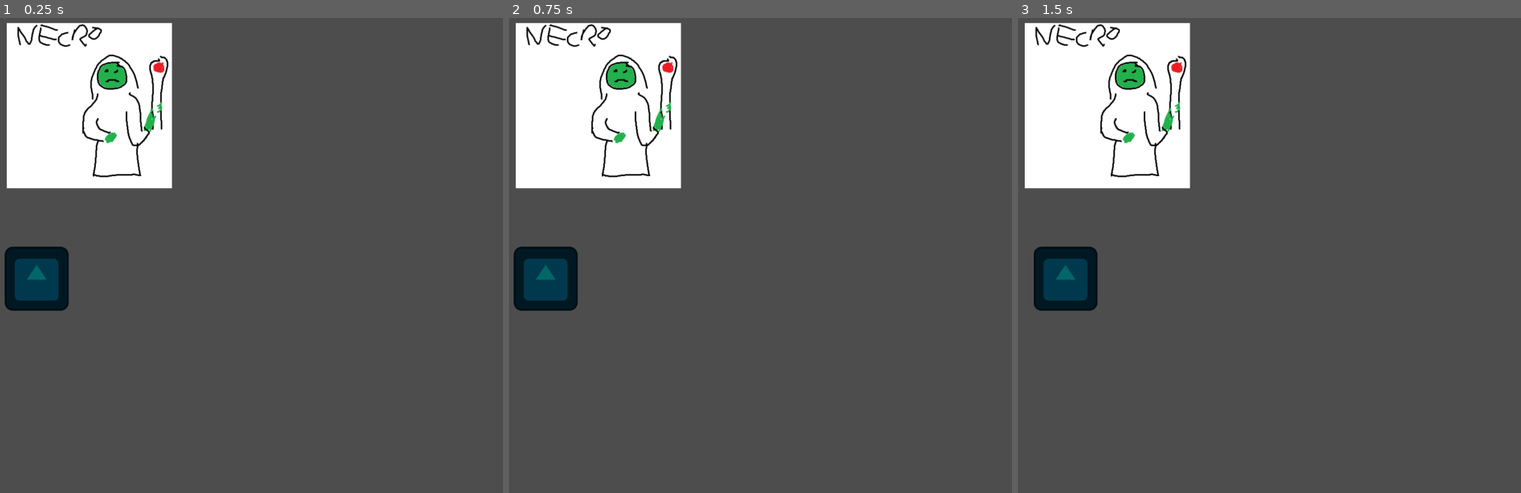
Above: before the commit, frames 1-3 (left to right).
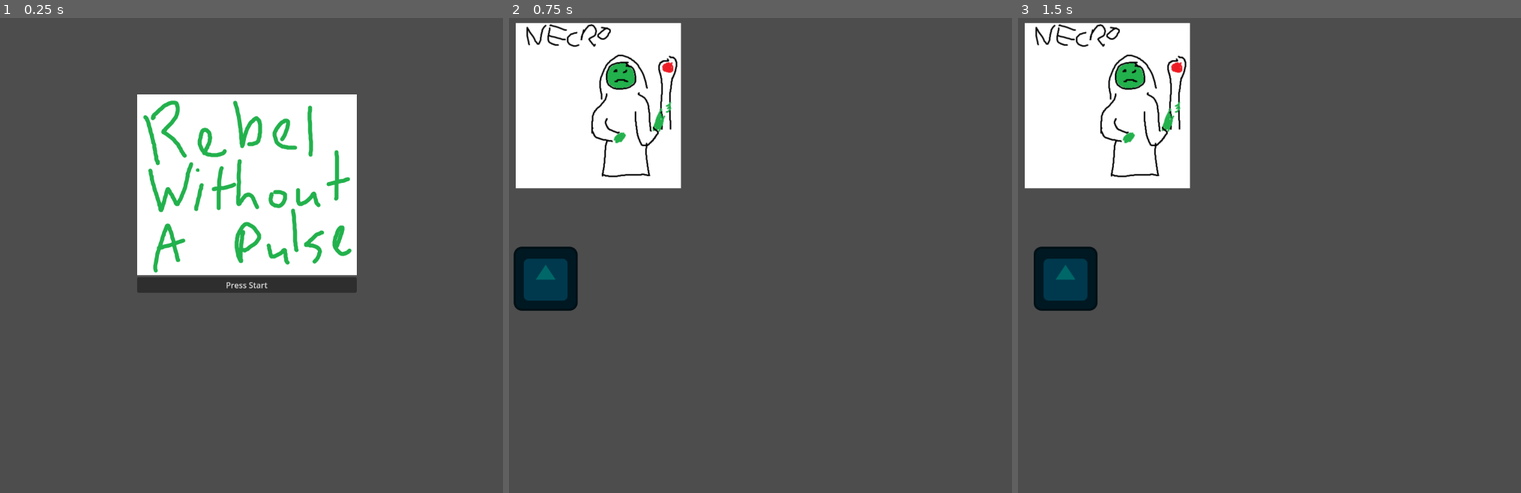
Above: after the commit, the same moments.

Repository: TyGuy54/GMTK-Jam
Game: Godot game, scene res://Scenes/title_screen.tscn
Same seed, same stepped clock (60 frames per second), same inputs: the game is played once before the commit and once after it. Before the commit the project starts from res://Scenes/main.tscn. The engine's default icon, where the game draws it, is replaced by a stand-in: a white triangle on a blue panel in a dark square.
Inputs (mouse positions are in pixels of both pictures, inside the frame that each line leads up to):
- Up to frame 1 (0.25 s): no input
- Up to frame 2 (0.75 s): click (755, 284) at 0.5 s, where only the run after the commit has a clickable "Press Start"
- Up to frame 3 (1.5 s): tap Enter at 1.25 s; hold Right (ui_right) from 1.28 s (still down)

The runs differ from the first frame. In frame 1, 29% of the frame differs, in the area x 0-71%, y 0-62%; in frame 2, nothing differs; in frame 3, nothing differs.

Commit message:
title screen

Diff:
--- a/Scenes/main.tscn
+++ b/Scenes/main.tscn
@@ -1,6 +1,6 @@
-[gd_scene load_steps=3 format=3 uid="uid://l2c2dqjbloom"]
+[gd_scene load_steps=3 format=3 uid="uid://7ecxpei1yryw"]
 
-[ext_resource type="PackedScene" uid="uid://dug0txk7tb52l" path="res://Scenes/Nector/Nector.tscn" id="1_0b3ls"]
+[ext_resource type="PackedScene" uid="uid://dug0txk7tb52l" path="res://Scenes/Nector/nector.tscn" id="1_0b3ls"]
 [ext_resource type="PackedScene" uid="uid://c4jppx37xwi01" path="res://Scenes/Player/player.tscn" id="2_w0ing"]
 
 [node name="main" type="Node2D"]
--- a/Scenes/title_screen.tscn
+++ b/Scenes/title_screen.tscn
@@ -1,5 +1,6 @@
-[gd_scene load_steps=2 format=3 uid="uid://d0jn4s6wu3d61"]
+[gd_scene load_steps=3 format=3 uid="uid://d0jn4s6wu3d61"]
 
+[ext_resource type="Script" path="res://Scripts/title_screen.gd" id="1_i84ya"]
 [ext_resource type="Texture2D" uid="uid://cjfa3n5pq6y1t" path="res://Assets/title_screen.png" id="1_vnvpy"]
 
 [node name="Control" type="Control"]
@@ -9,6 +10,7 @@
 anchor_bottom = 1.0
 grow_horizontal = 2
 grow_vertical = 2
+script = ExtResource("1_i84ya")
 
 [node name="MarginContainer" type="MarginContainer" parent="."]
 layout_mode = 1
@@ -24,6 +26,16 @@
 grow_horizontal = 2
 grow_vertical = 2
 
-[node name="TextureRect" type="TextureRect" parent="MarginContainer"]
+[node name="VBoxContainer" type="VBoxContainer" parent="MarginContainer"]
+layout_mode = 2
+
+[node name="TextureRect" type="TextureRect" parent="MarginContainer/VBoxContainer"]
 layout_mode = 2
 texture = ExtResource("1_vnvpy")
+
+[node name="Button" type="Button" parent="MarginContainer/VBoxContainer"]
+layout_mode = 2
+text = "Press Start
+"
+
+[connection signal="pressed" from="MarginContainer/VBoxContainer/Button" to="." method="_on_button_pressed"]
--- /dev/null
+++ b/Scripts/title_screen.gd
@@ -0,0 +1,14 @@
+extends Node
+
+var game_scene = preload("res://Scenes/main.tscn")
+
+# Called when the node enters the scene tree for the first time.
+func _ready():
+	pass # Replace with function body.
+
+# Called every frame. 'delta' is the elapsed time since the previous frame.
+func _process(delta):
+	pass
+
+func _on_button_pressed():
+	get_tree().change_scene_to_packed(game_scene)
--- a/project.godot
+++ b/project.godot
@@ -11,7 +11,7 @@
 [application]
 
 config/name="GMTK-Jam"
-run/main_scene="res://Scenes/main.tscn"
+run/main_scene="res://Scenes/title_screen.tscn"
 config/features=PackedStringArray("4.1", "Forward Plus")
 config/icon="res://icon.svg"
 
Not shown: 1 places in Scenes/Nector/Nector.tscn that only renumber resources
